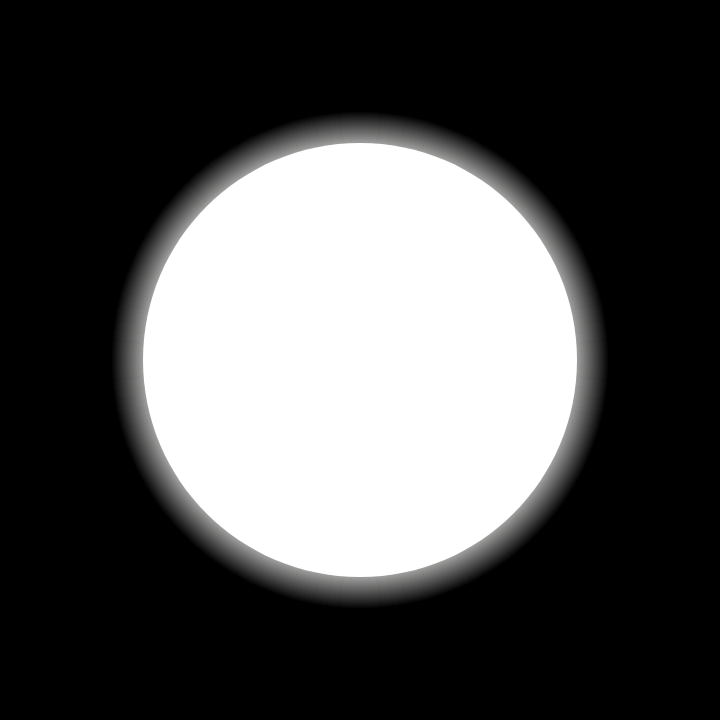
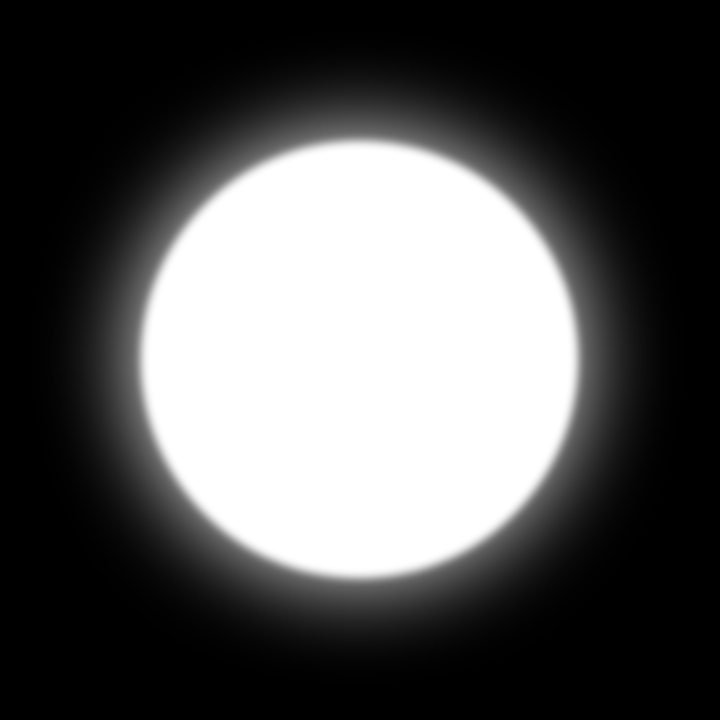
Comparing the layer stacks of the two (720, 720) images. Changes:
added layer "Shape 1 copy" above "Shape 1" over [44, 44, 669, 669]
renamed "форма 1" to "Shape 1", painted on it, unmasked it over [131, 131, 588, 588]
